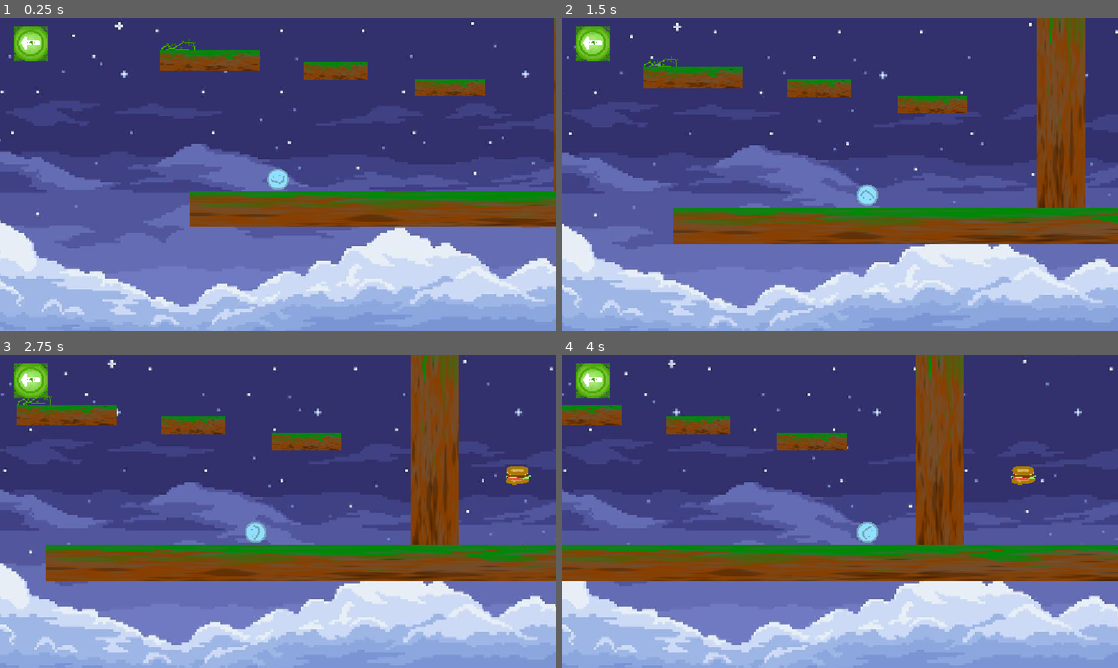
Above: before the commit, frames 1-4 (two rows, left to right).
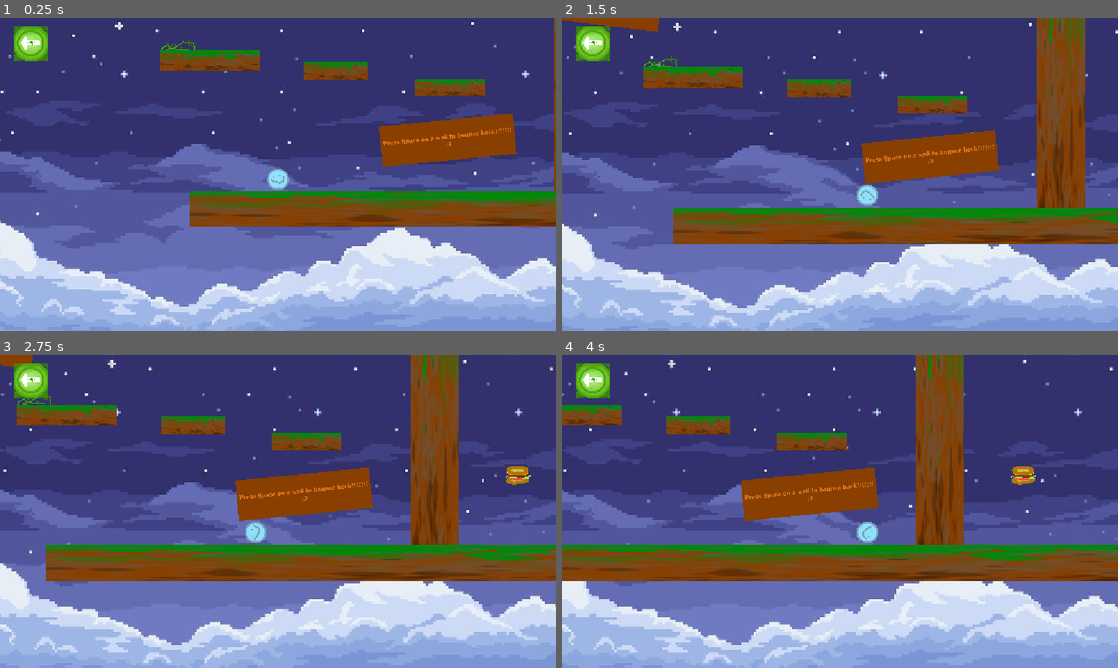
Above: after the commit, the same moments.

Repository: Guyiy1324/Jumpe-r-r-r-r-r-r-r-r
Game: Godot game, scene res://Scenes/map.tscn
The game is run twice, just before and just after one commit, with the same random seed, the same clock (stepped at 60 frames per second) and the same inputs. This scene is started directly instead of the project's main scene.
Inputs (mouse positions are in pixels of both pictures, inside the frame that each line leads up to):
- Up to frame 1 (0.25 s): no input
- Up to frame 2 (1.5 s): tap Space (Jump) at 0.5, 0.77, 1.25 s; move the mouse to (962, 158) at 0.52 s; hold Right (ui_right) from 0.53 s (still down); move the mouse to (728, 190) at 1.27 s
- Up to frame 3 (2.75 s): tap Space (Jump) at 1.52, 2 s; move the mouse to (333, 442) at 2.02 s; release Right (ui_right) at 2.03 s; hold Left (ui_left) from 2.03 s (still down)
- Up to frame 4 (4 s): tap Space (Jump) at 2.75, 3.02, 3.5, 3.77 s; move the mouse to (812, 574) at 2.77 s; release Left (ui_left) at 2.78 s; hold Right (ui_right) from 2.78 s (still down); move the mouse to (1006, 558) at 3.52 s

The runs differ from the first frame. In frame 1, 3.1% of the frame differs, in the area x 68-93%, y 30-48%; in frame 2, 3.6%, in the area x 0-79%, y 0-54%; in frame 3, 3.3%; in frame 4, 3.1%.

Commit message:
d

Diff:
--- a/jump-e-r/Scenes/credits.tscn
+++ b/jump-e-r/Scenes/credits.tscn
@@ -37,21 +37,28 @@
 anchor_top = 0.5
 anchor_right = 0.5
 anchor_bottom = 0.5
-offset_left = -291.5
-offset_top = -121.0
-offset_right = 308.5
-offset_bottom = 146.0
+offset_left = -171.5
+offset_top = -178.0
+offset_right = 188.5
+offset_bottom = 203.0
 grow_horizontal = 2
 grow_vertical = 2
 theme_override_fonts/font = ExtResource("1_nm7lk")
-theme_override_font_sizes/font_size = 30
+theme_override_font_sizes/font_size = 20
 text = "Hezikial, Johny, and Jery group
+
 Programming: Hezikial, Johny
+
 Sound Design: Jery
-Art and Visual Design: Jery, Godoe, le Goog
+
+Art and Visual Design: Jery, Johny,Godoe, le Goog
+
 Getting hacked: Johny
+
 Naps and Debugging: Jerry
+
 everything else: us
+
 Player: Me"
 horizontal_alignment = 1
 
@@ -62,15 +69,15 @@
 anchor_top = 0.5
 anchor_right = 0.5
 anchor_bottom = 0.5
-offset_left = -145.0
-offset_top = -247.0
-offset_right = 145.0
-offset_bottom = -171.0
+offset_left = -140.5
+offset_top = -272.0
+offset_right = 149.5
+offset_bottom = -196.0
 grow_horizontal = 2
 grow_vertical = 2
 theme_override_fonts/font = ExtResource("1_nm7lk")
 theme_override_font_sizes/font_size = 75
-text = "Crreduts"
+text = "Crudiitts"
 
 [node name="Button" type="Button" parent="."]
 layout_mode = 1
--- a/jump-e-r/Scenes/map.tscn
+++ b/jump-e-r/Scenes/map.tscn
@@ -12,6 +12,7 @@
 [ext_resource type="Texture2D" uid="uid://brqtjd6cgsprf" path="res://Assets/game_background.jpg" id="9_background"]
 [ext_resource type="Script" path="res://Scripts/back_to_menu.gd" id="10_back"]
 [ext_resource type="Script" path="res://Scripts/game_background.gd" id="10_background"]
+[ext_resource type="FontFile" uid="uid://rl5w41rox601" path="res://Assets/Britannic Bold Regular.ttf" id="13_5qtum"]
 
 [sub_resource type="GDScript" id="GDScript_np2xp"]
 resource_name = "Bounce Pad"
@@ -27,6 +28,10 @@
 
 [sub_resource type="WorldBoundaryShape2D" id="WorldBoundaryShape2D_w7jjh"]
 distance = -467.0
+
+[sub_resource type="StyleBoxFlat" id="StyleBoxFlat_5qtum"]
+bg_color = Color(0.53333336, 0.24705882, 0, 1)
+corner_detail = 14
 
 [node name="Map" type="Node2D"]
 
@@ -99,23 +104,6 @@
 scale = Vector2(1, 1.00398)
 texture = ExtResource("1_c7s6e")
 
-[node name="Plat form" type="StaticBody2D" parent="Section 1/Plat form"]
-position = Vector2(-1519.7002, -68.84836)
-rotation = -3.1415927
-scale = Vector2(0.75701046, -0.4655478)
-collision_layer = 3
-collision_mask = 3
-
-[node name="CollisionShape2D" type="CollisionShape2D" parent="Section 1/Plat form/Plat form"]
-position = Vector2(0, 1.7840652)
-scale = Vector2(13, 13)
-shape = SubResource("RectangleShape2D_wijl4")
-
-[node name="Sprite2D" type="Sprite2D" parent="Section 1/Plat form/Plat form"]
-position = Vector2(0, 0.5094452)
-scale = Vector2(1, 1.00398)
-texture = ExtResource("1_c7s6e")
-
 [node name="Platform little 2" type="StaticBody2D" parent="Section 1"]
 position = Vector2(242, -420.99997)
 scale = Vector2(1.0326793, 0.29627547)
@@ -181,6 +169,22 @@
 [node name="Sprite2D" type="Sprite2D" parent="Section 1/Floor/Floor"]
 texture = ExtResource("1_c7s6e")
 
+[node name="Plat form2" type="StaticBody2D" parent="Section 1"]
+position = Vector2(2430.0024, -905.9999)
+scale = Vector2(0.5902871, 2.4072464)
+collision_layer = 3
+collision_mask = 3
+
+[node name="CollisionShape2D" type="CollisionShape2D" parent="Section 1/Plat form2"]
+position = Vector2(0, 1.7840652)
+scale = Vector2(13, 13)
+shape = SubResource("RectangleShape2D_wijl4")
+
+[node name="Sprite2D" type="Sprite2D" parent="Section 1/Plat form2"]
+position = Vector2(0, 0.5094452)
+scale = Vector2(1, 1.00398)
+texture = ExtResource("1_c7s6e")
+
 [node name="Platform" type="StaticBody2D" parent="Section 1"]
 position = Vector2(989, 150.00002)
 scale = Vector2(10.566976, 0.5868702)
@@ -197,6 +201,30 @@
 [node name="Node2D" parent="Section 1" instance=ExtResource("2_q0mm3")]
 position = Vector2(36.99999, -1036)
 scale = Vector2(0.331263, 0.61997706)
+
+[node name="Miscellaneous" type="Node2D" parent="."]
+
+[node name="WinCondition" parent="Miscellaneous" instance=ExtResource("5_np2xp")]
+position = Vector2(1503, -3281)
+
+[node name="Hamburgoer" parent="Miscellaneous" instance=ExtResource("8_6q3n4")]
+position = Vector2(1588, -209)
+
+[node name="Boucne" parent="Miscellaneous" instance=ExtResource("7_6q3n4")]
+position = Vector2(-407, -545)
+scale = Vector2(0.09961599, 0.09961599)
+
+[node name="Boucne2" parent="Miscellaneous" instance=ExtResource("7_6q3n4")]
+position = Vector2(2410.0002, -2821)
+scale = Vector2(0.09961599, 0.09961599)
+
+[node name="Boucne3" parent="Miscellaneous" instance=ExtResource("7_6q3n4")]
+position = Vector2(379, -1034)
+scale = Vector2(0.09961599, 0.09961599)
+
+[node name="Boucne4" parent="Miscellaneous" instance=ExtResource("7_6q3n4")]
+position = Vector2(2272, 32)
+scale = Vector2(0.10392322, 0.10392322)
 
 [node name="AudioStreamPlayer" type="AudioStreamPlayer" parent="."]
 stream = ExtResource("3_w7jjh")
@@ -204,31 +232,7 @@
 bus = &"Music"
 parameters/looping = true
 
-[node name="Player" parent="." instance=ExtResource("4_myvm1")]
-
 [node name="Marker2D" type="Marker2D" parent="."]
-
-[node name="WinCondition" parent="." instance=ExtResource("5_np2xp")]
-position = Vector2(1503, -3281)
-
-[node name="Hamburgoer" parent="." instance=ExtResource("8_6q3n4")]
-position = Vector2(1588, -209)
-
-[node name="Boucne" parent="." instance=ExtResource("7_6q3n4")]
-position = Vector2(-407, -545)
-scale = Vector2(0.09961599, 0.09961599)
-
-[node name="Boucne2" parent="." instance=ExtResource("7_6q3n4")]
-position = Vector2(2410.0002, -2821)
-scale = Vector2(0.09961599, 0.09961599)
-
-[node name="Boucne3" parent="." instance=ExtResource("7_6q3n4")]
-position = Vector2(379, -1034)
-scale = Vector2(0.09961599, 0.09961599)
-
-[node name="Boucne4" parent="." instance=ExtResource("7_6q3n4")]
-position = Vector2(2272, 32)
-scale = Vector2(0.10392322, 0.10392322)
 
 [node name="ZoneOfDeathAndDespair" type="Area2D" parent="."]
 script = ExtResource("6_np2xp")
@@ -236,5 +240,57 @@
 [node name="CollisionShape2D" type="CollisionShape2D" parent="ZoneOfDeathAndDespair" groups=["player"]]
 shape = SubResource("WorldBoundaryShape2D_w7jjh")
 
+[node name="Panel" type="Panel" parent="ZoneOfDeathAndDespair"]
+offset_left = 418.0
+offset_top = -190.0
+offset_right = 975.22046
+offset_bottom = -22.192657
+rotation = -0.09802152
+theme_override_styles/panel = SubResource("StyleBoxFlat_5qtum")
+
+[node name="Label" type="Label" parent="ZoneOfDeathAndDespair/Panel"]
+layout_mode = 0
+offset_left = 9.670529
+offset_top = 14.898894
+offset_right = 547.67053
+offset_bottom = 161.17859
+rotation = -0.010017745
+theme_override_colors/font_color = Color(0.8779391, 0.45377135, 0.09586304, 1)
+theme_override_colors/font_shadow_color = Color(0.49803922, 0.27058825, 0.078431375, 1)
+theme_override_colors/font_outline_color = Color(0, 0.53333336, 0.023529412, 1)
+theme_override_fonts/font = ExtResource("13_5qtum")
+theme_override_font_sizes/font_size = 28
+text = "Press Space on a wall to bounce back!!!!!!!
+	:3"
+horizontal_alignment = 1
+vertical_alignment = 1
+
+[node name="Panel" type="Panel" parent="."]
+offset_left = -847.00006
+offset_top = -873.00006
+offset_right = -402.68768
+offset_bottom = -705.1927
+rotation = 0.12127597
+theme_override_styles/panel = SubResource("StyleBoxFlat_5qtum")
+
+[node name="Label" type="Label" parent="Panel"]
+layout_mode = 0
+offset_left = 2.5868454
+offset_top = 10.050703
+offset_right = 444.90973
+offset_bottom = 156.3304
+rotation = -0.010017745
+theme_override_colors/font_color = Color(0.8779391, 0.45377135, 0.09586304, 1)
+theme_override_colors/font_shadow_color = Color(0.49803922, 0.27058825, 0.078431375, 1)
+theme_override_colors/font_outline_color = Color(0, 0.53333336, 0.023529412, 1)
+theme_override_fonts/font = ExtResource("13_5qtum")
+theme_override_font_sizes/font_size = 28
+text = "Vines Boost you high up!!!!!!!!!!
+:D"
+horizontal_alignment = 1
+vertical_alignment = 1
+
+[node name="Player" parent="." instance=ExtResource("4_myvm1")]
+
 [connection signal="pressed" from="HUD/BackButton" to="HUD/BackButton" method="_on_pressed"]
 [connection signal="body_entered" from="ZoneOfDeathAndDespair" to="ZoneOfDeathAndDespair" method="_on_body_entered"]
Not shown: 1 places in jump-e-r/Scenes/credits.tscn that only renumber resources
Not shown: 1 places in jump-e-r/Scenes/map.tscn that only renumber resources
